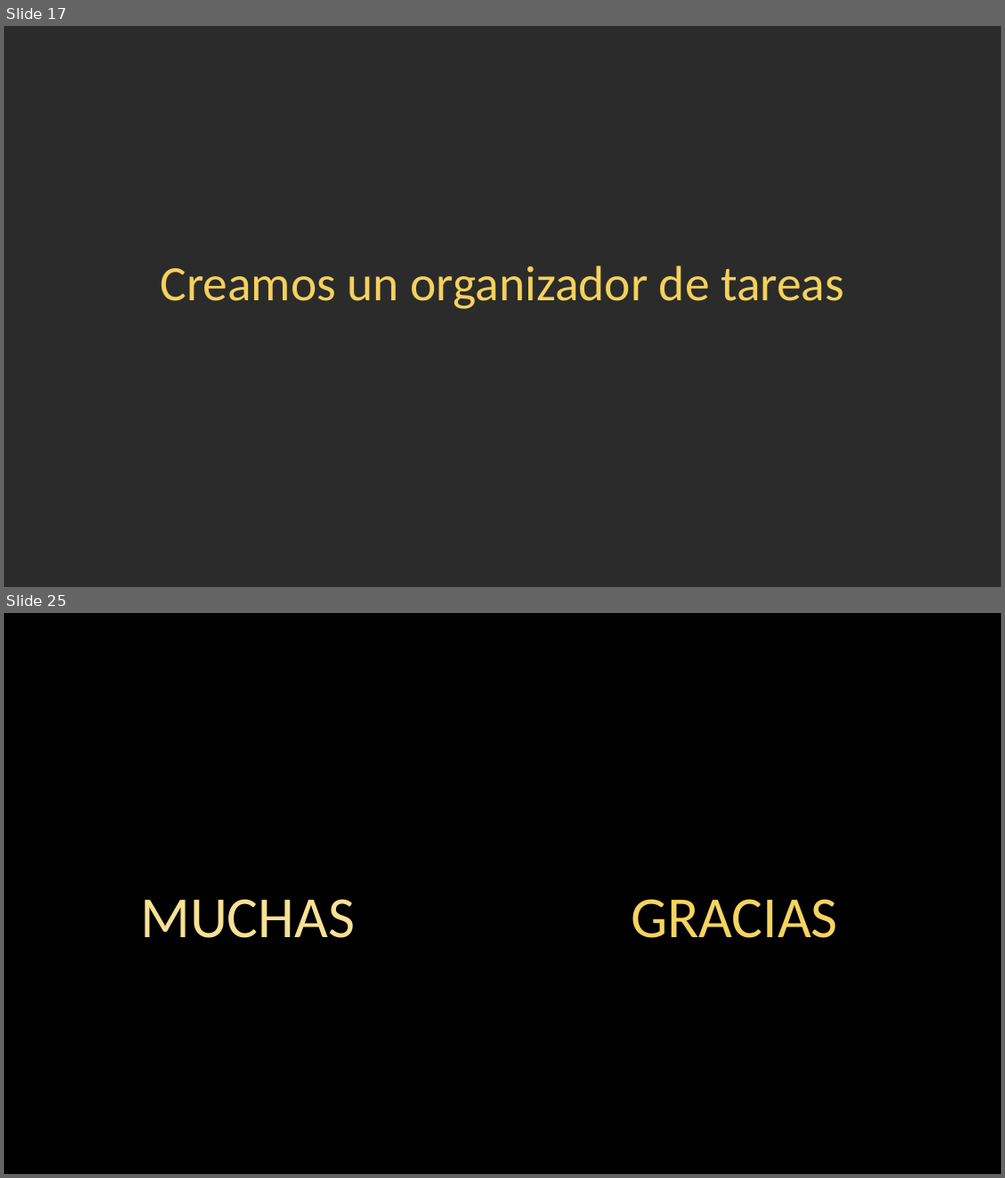
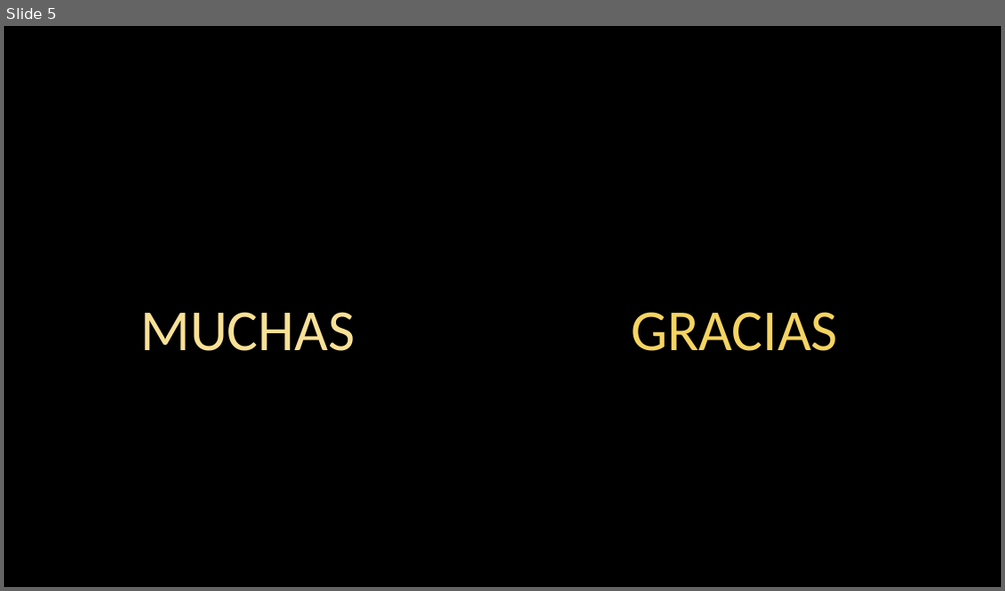
Before and after one commit to srodriguezp/.NetCore, a slide deck: 13) .Net MAUI/SQLite MAUI Blazor Híbrida (2024).pptx. Shown one above the other, each under a label of ours: slides 17 and 25 before the commit, slide 5 after it; the slides between them are not shown. The pictures are 1005x1178 and 1005x591 pixels, drawn with LibreOffice and Linux fonts; fonts in the diff are those of the drawing; background and template pictures are left out; a plain dark background stands for a picture behind light text. Boxes give left, top, right and bottom in pixels: in the first picture for what was removed or moved away, otherwise in the second. Text is boxed around its words. In the diff, an @@ line names an element or a change of style, - is before the commit and + after.

```diff
--- a/13) .Net MAUI/SQLite MAUI Blazor Híbrida (2024).pptx
+++ b/13) .Net MAUI/SQLite MAUI Blazor Híbrida (2024).pptx
@@ slide 17 removed at <box>4,26,1001,587</box>, background picture (left out) @@
@@ text removed at <box>161,265,844,309</box> @@
-Creamos un organizador de tareas
@@ what was slide 25 is now slide 5 @@
```
Also in this commit, not shown: 1 slide changed, 3 slides added, 22 other slides removed, 44 other files.
